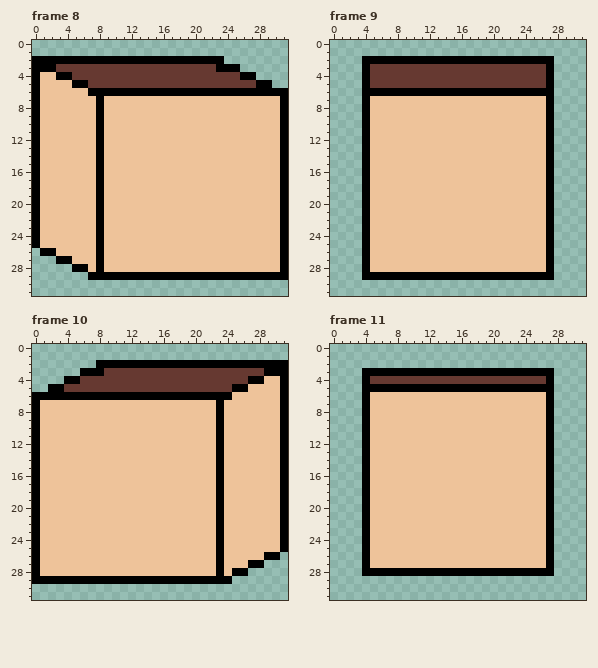
One commit to this pixel-art file: assets/perry_tamagotchi/player.aseprite. This is how it looked before the edit.
32x32 pixels, 12 frames. Shown: frame 8, frame 9, frame 10, frame 11. The commit also changed other frames, which this record leaves out.
Once edited:
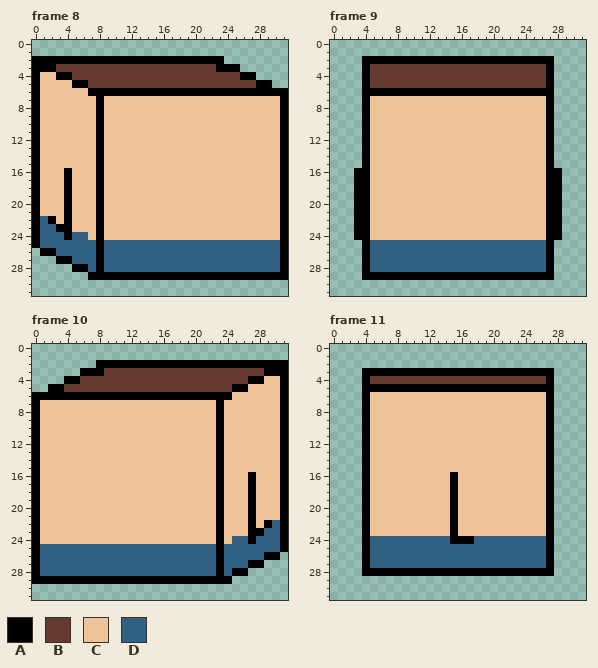
Palette (. is transparent): A #000000  B #663931  C #eec39a  D #306082
What changed:
layer "clothes" added
layer "arms" added
Changed rows in their new state; - is an unchanged pixel.
Frame 8, layers "arms", "clothes":
first column x 1:
16 ---A--------------------------
17 ---A--------------------------
18 ---A--------------------------
19 ---A--------------------------
20 ---A--------------------------
21 ---A--------------------------
22 DA-A--------------------------
23 DDAA--------------------------
24 DDDADD------------------------
25 DDDDDDD-DDDDDDDDDDDDDDDDDDDDDD
26 --DDDDD-DDDDDDDDDDDDDDDDDDDDDD
27 ----DDD-DDDDDDDDDDDDDDDDDDDDDD
28 ------D-DDDDDDDDDDDDDDDDDDDDDD
Frame 9, layers "arms", "clothes":
first column x 3:
16 A------------------------A
17 A------------------------A
18 A------------------------A
19 A------------------------A
20 A------------------------A
21 A------------------------A
22 A------------------------A
23 A------------------------A
24 A------------------------A
25 --DDDDDDDDDDDDDDDDDDDDDD--
26 --DDDDDDDDDDDDDDDDDDDDDD--
27 --DDDDDDDDDDDDDDDDDDDDDD--
28 --DDDDDDDDDDDDDDDDDDDDDD--
Frame 10, layers "arms", "clothes":
first column x 1:
16 --------------------------A---
17 --------------------------A---
18 --------------------------A---
19 --------------------------A---
20 --------------------------A---
21 --------------------------A---
22 --------------------------A-AD
23 --------------------------AADD
24 ------------------------DDADDD
25 DDDDDDDDDDDDDDDDDDDDDD-DDDDDDD
26 DDDDDDDDDDDDDDDDDDDDDD-DDDDD--
27 DDDDDDDDDDDDDDDDDDDDDD-DDD----
28 DDDDDDDDDDDDDDDDDDDDDD-D------
Frame 11, layers "arms", "clothes":
first column x 5:
16 ----------A-----------
17 ----------A-----------
18 ----------A-----------
19 ----------A-----------
20 ----------A-----------
21 ----------A-----------
22 ----------A-----------
23 ----------A-----------
24 DDDDDDDDDDAAADDDDDDDDD
25 DDDDDDDDDDDDDDDDDDDDDD
26 DDDDDDDDDDDDDDDDDDDDDD
27 DDDDDDDDDDDDDDDDDDDDDD
Changed places in both pictures, as pixel boxes (x1, y1, x2, y2):
changed: (40, 168, 280, 272)
changed: (354, 168, 562, 272)
changed: (40, 472, 280, 576)
changed: (370, 472, 546, 568)
